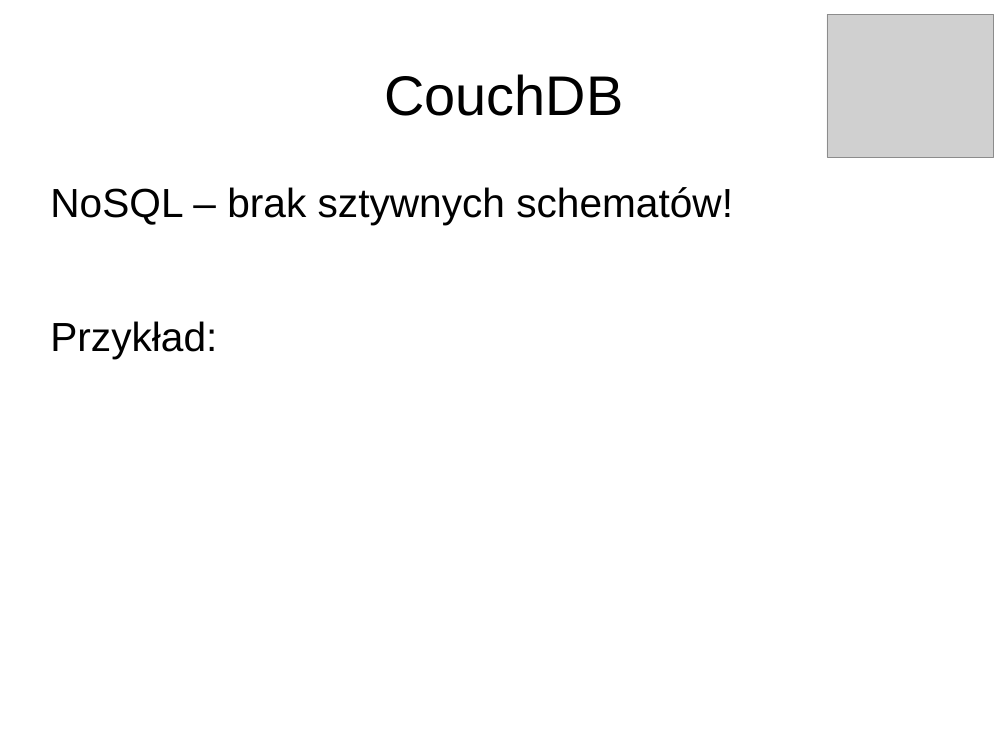
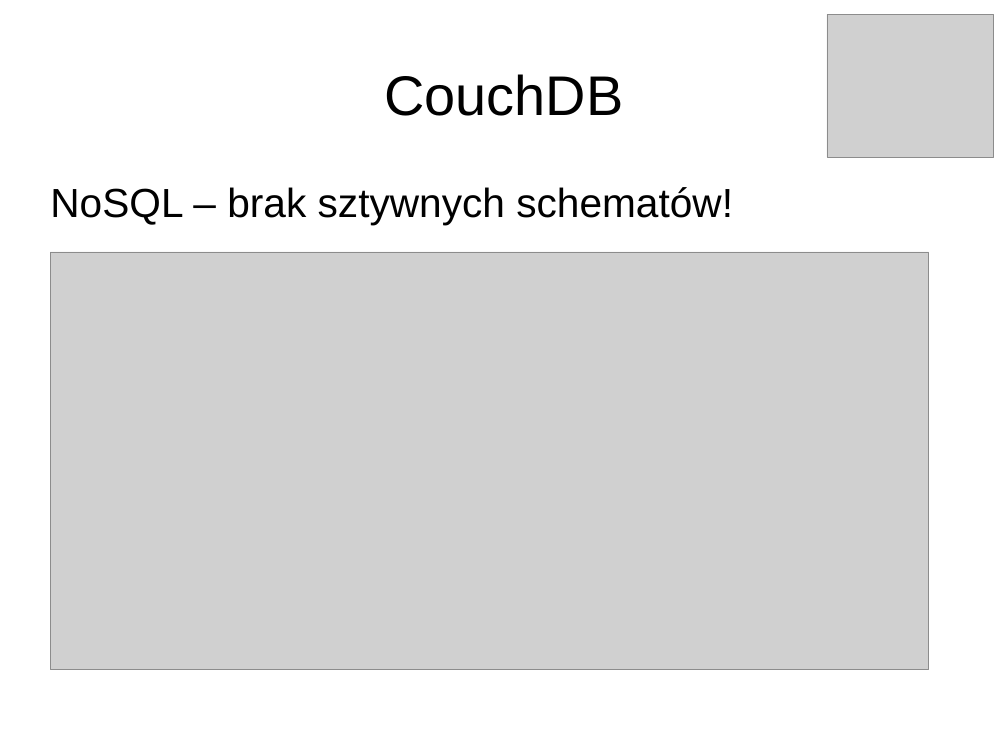
Before and after one commit to pawnow/ProjektErlang, a slide deck: slide 5 of prezentacja.odp. Drawn at 1008x756 pixels with LibreOffice and Linux fonts; fonts in the diff are those of the drawing; grey boxes stand for pictures. Boxes give left, top, right and bottom in pixels: in the first picture for what was removed or moved away, otherwise in the second. Text is boxed around its words. In the diff, an @@ line names an element or a change of style, - is before the commit and + after.

```diff
--- a/prezentacja.odp
+++ b/prezentacja.odp
@@ picture added at bbox=[50, 252, 929, 670] @@
@@ text at bbox=[50, 321, 217, 358]: paragraph removed @@
-Przykład:
```
Also in this commit, not shown: 1 slide added.
